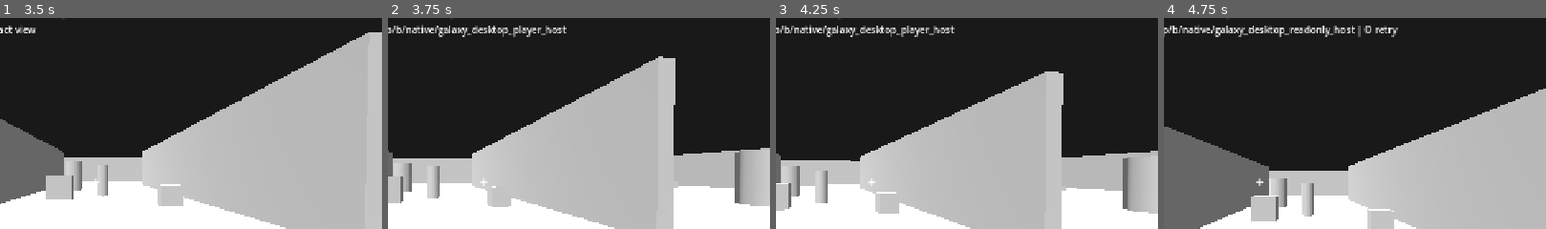
Above: before the commit, frames 1-4 (left to right).
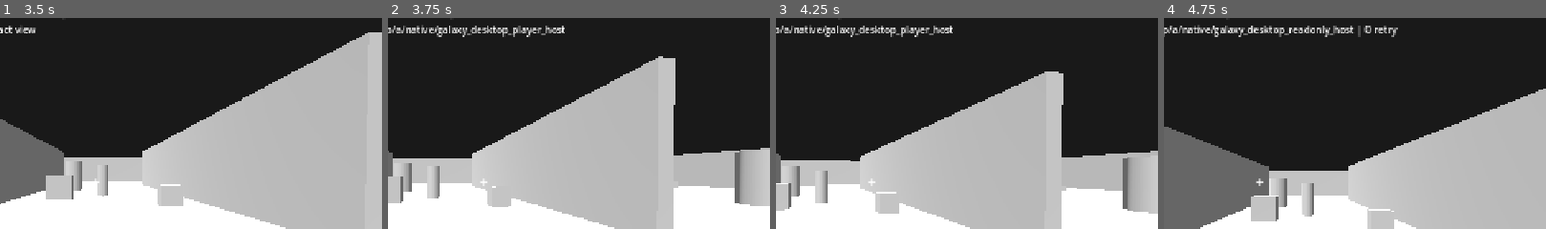
Above: after the commit, the same moments.

Repository: vjmichael/Single-galaxy
Game: Godot game, scene res://world/main.tscn
Two runs of this game, one before a commit and one after it. Both use one fixed random seed, a clock stepped at 60 frames per second and the inputs below.
Inputs (mouse positions are % of the whole screen's width and height, from its top left):
- Up to frame 1 (3.5 s): tap Enter at 0.5 s; move the mouse to (55, 49) at 0.52 s; hold B (ship_counterthrust) from 0.53 s (still down); tap U (ship_undock) at 0.6, 1.55, 2.3, 2.85 s; click (55, 49) at 0.67 s; tap Space (fps_jump) at 0.77, 1.52, 2.75, 3.02 s; move the mouse to (45, 50) at 1.27 s; tap E (fps_inspect) at 1.35 s; click (45, 50) at 1.42 s; move the mouse to (52, 47) at 2.02 s; hold Shift (fps_run) 2.03-2.78 s; click (52, 47) at 2.17 s; move the mouse to (49, 51) at 2.77 s; click (49, 51) at 2.92 s
- Up to frame 2 (3.75 s): keep holding B (ship_counterthrust); move the mouse to (57, 50) at 3.52 s; tap P at 3.6 s; click (57, 50) at 3.67 s
- Up to frame 3 (4.25 s): keep holding B (ship_counterthrust); tap Space (fps_jump) at 3.77 s; tap U (ship_undock) at 3.8 s
- Up to frame 4 (4.75 s): keep holding B (ship_counterthrust); move the mouse to (42, 48) at 4.27 s; tap O at 4.35 s; click (42, 48) at 4.42 s; tap Space (fps_jump) at 4.52 s; tap U (ship_undock) at 4.55 s
The pictures show only the part of the screen within x 38-88%, y 11-61%; the shares and areas given below are measured in that part.

Frame 1 is identical in both runs. In frame 2, 0.7% of the frame differs, in the area x 2-47%, y 3-10%; in frame 3, 0.7%; in frame 4, 0.9%, in the area x 2-62%, y 3-10%.

Commit message:
FP3D-03B: send held seat-only ship control intents, never client-authoritative movement

Diff:
--- a/desktop_godot/world/player_controller.gd
+++ b/desktop_godot/world/player_controller.gd
@@ -5,6 +5,7 @@
 signal inspected(display_name: String)
 signal native_motion_intent(heading: Vector3)
 signal native_seat_intent()
+signal native_ship_intents(actions: PackedStringArray)
 var native_seated := false
 var authoritative_mode := false
 
@@ -70,7 +71,29 @@
 		if Input.mouse_mode == Input.MOUSE_MODE_CAPTURED and get_window().has_focus():
 			if Input.is_action_just_pressed("fps_inspect"):
 				native_seat_intent.emit()
-			if not native_seated:
+			if native_seated:
+				# Only intentional physical control requests. C++ retains ship motion,
+				# yaw, thrust admission and persistent world authority.
+				var pilot_actions := PackedStringArray()
+				if Input.is_action_just_pressed("ship_undock"):
+					pilot_actions.append("UND")
+				if Input.is_action_pressed("ship_counterthrust"):
+					pilot_actions.append("BRAKE")
+				if Input.is_action_pressed("ship_yaw_left"):
+					pilot_actions.append("LEFT")
+				if Input.is_action_pressed("ship_yaw_right"):
+					pilot_actions.append("RIGHT")
+				if Input.is_action_pressed("ship_strafe_port"):
+					pilot_actions.append("PORT")
+				if Input.is_action_pressed("ship_strafe_starboard"):
+					pilot_actions.append("STAR")
+				if Input.is_action_pressed("ship_thrust_forward"):
+					pilot_actions.append("FWD")
+				if Input.is_action_pressed("ship_thrust_reverse"):
+					pilot_actions.append("REV")
+				if not pilot_actions.is_empty():
+					native_ship_intents.emit(pilot_actions)
+			else:
 				var axis := Input.get_vector("fps_left", "fps_right", "fps_forward", "fps_backward")
 				var direction := (global_transform.basis * Vector3(axis.x, 0.0, axis.y)).normalized()
 				native_motion_intent.emit(direction)
